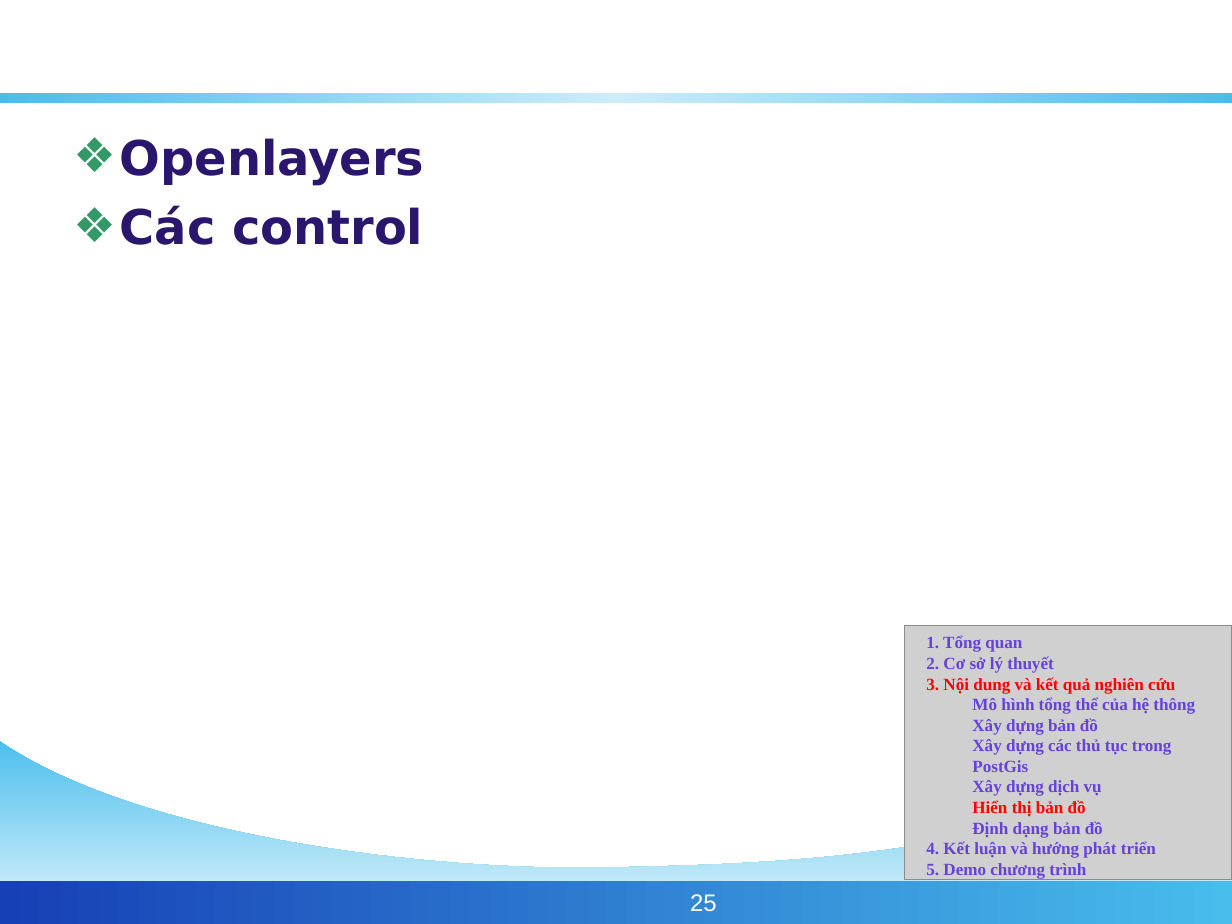
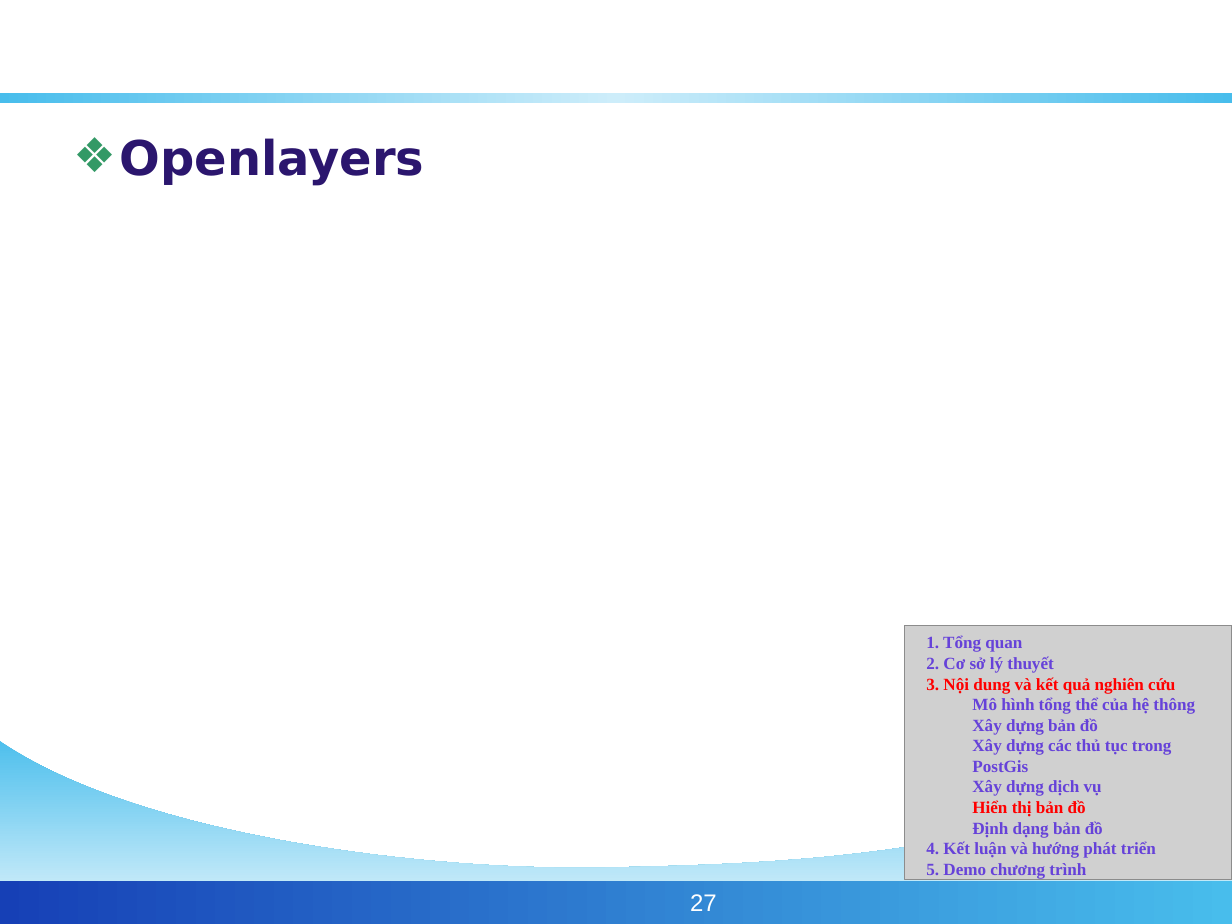
Before and after one commit to phamngsinh/cantho-webgis, a slide deck: slide 27 of Document/Bao Cao/BaoCaoLuanVan.ppt (slide 25 before the commit). Drawn at 1232x924 pixels with LibreOffice and Linux fonts; fonts in the diff are those of the drawing; grey boxes stand for pictures; background and template pictures are left out. Boxes give left, top, right and bottom in pixels: in the first picture for what was removed or moved away, otherwise in the second. Text is boxed around its words. In the diff, an @@ line names an element or a change of style, - is before the commit and + after.

```diff
--- a/Document/Bao Cao/BaoCaoLuanVan.ppt
+++ b/Document/Bao Cao/BaoCaoLuanVan.ppt
@@ text at box(120, 205, 423, 245): paragraph removed @@
-❖ Các control
@@ page number at box(690, 894, 717, 911): text changed @@
-25
+27
```
Also in this commit, not shown: 5 other slides changed, 1 slide added.
